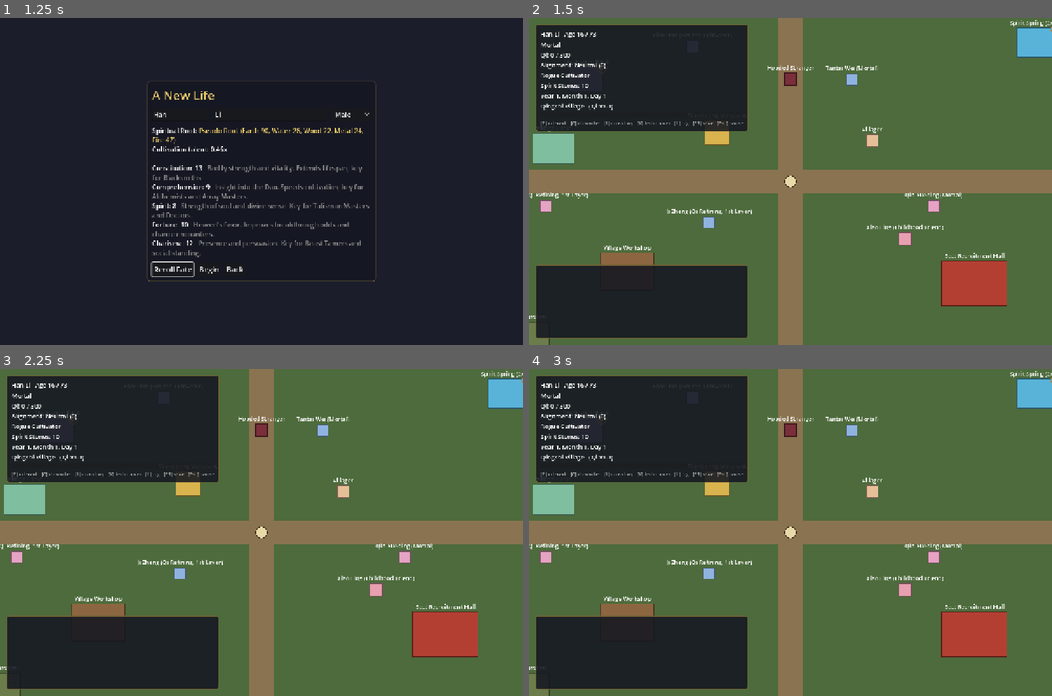
Above: before the commit, frames 1-4 (two rows, left to right).
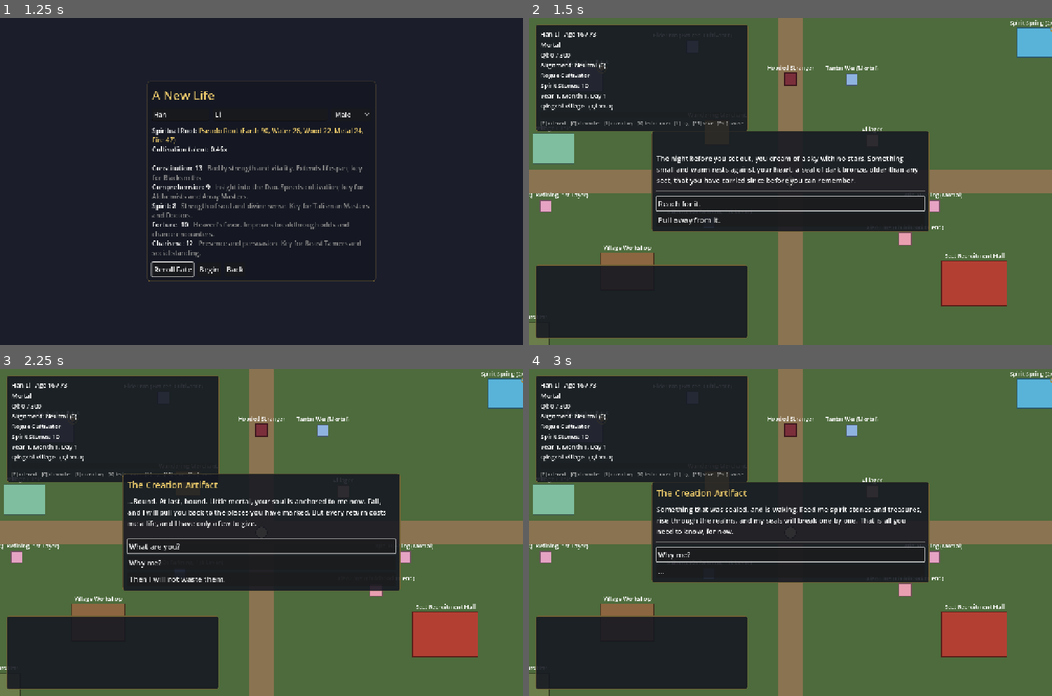
Above: after the commit, the same moments.

Repository: samridghimire/cultivation-game
Game: Godot game, scene res://src/ui/main_menu.tscn
The game is run twice, just before and just after one commit, with the same random seed, the same clock (stepped at 60 frames per second) and the same inputs.
Inputs (mouse positions are in pixels of both pictures, inside the frame that each line leads up to):
- Up to frame 1 (1.25 s): click "New Game" at 0.5 s
- Up to frame 2 (1.5 s): click "Begin" at 1.25 s
- Up to frame 3 (2.25 s): click (261, 555) at 2 s, where only the run after the commit has a clickable "Reach for it."
- Up to frame 4 (3 s): click (790, 545) at 2.75 s, where only the run after the commit has a clickable "What are you?"

Frame 1 is identical in both runs. In frame 2, 16% of the frame differs, in the area x 23-77%, y 34-66%; in frame 3, 19%, in the area x 23-77%, y 32-68%; in frame 4, 16%.

Commit message:
[ART-006b] Story events without an NPC and the artifact intro event
Co-Authored-By: Claude <noreply@anthropic.com>
Co-Authored-By: Claude Opus 5.5 <noreply@anthropic.com>
Claude-Session: https://claude.ai/code/session_01HpsVhzbG2GEanMU352CQmj

Diff:
--- a/data/artifact.json
+++ b/data/artifact.json
@@ -1,5 +1,6 @@
 {
-  "_doc": "The Creation Artifact (see docs/DESIGN.md). start …(1247 unchanged characters)… t item stacks the storage space holds)}.",
+  "_doc": "The Creation Artifact (see docs/DESIGN.md). start …(1247 unchanged characters)… t item stacks the storage space holds)}. intro_event (optional, ART-006b): a dialogue id (data/dialogue/, not bound to an NPC; nodes set their own speaker) played once when a new character starts; loaded saves never play it.",
+  "intro_event": "artifact_awakening",
   "starting_lives": 3,
   "max_lives": 9,
   "anchor_slots": {"mortal": 1, "qi_refining": 2, "foundation_establishment": 3, "core_formation": 4, "nascent_soul": 5, "soul_formation": 6},
--- /dev/null
+++ b/data/dialogue/artifact_awakening.json
@@ -0,0 +1,33 @@
+{
+  "id": "artifact_awakening",
+  "entries": [
+    {"node": "dream"}
+  ],
+  "nodes": {
+    "dream": {"speaker": "", "text": "The night before you set out, you dream of a sky with no stars. Something small and warm rests against your heart: a seal of dark bronze, older than any sect, that you have carried since before you can remember.",
+      "choices": [
+        {"label": "Reach for it.", "next": "voice"},
+        {"label": "Pull away from it.", "next": "voice"}
+      ]},
+    "voice": {"speaker": "The Creation Artifact", "text": "...Bound. At last, bound. Little mortal, your soul is anchored to me now. Fall, and I will pull you back to the places you have marked. But every return costs me a life, and I have only a few to give.",
+      "choices": [
+        {"label": "What are you?", "next": "what"},
+        {"label": "Why me?", "next": "why"},
+        {"label": "Then I will not waste them.", "next": "wake"}
+      ]},
+    "what": {"speaker": "The Creation Artifact", "text": "Something that was sealed, and is waking. Feed me spirit stones and treasures, rise through the realms, and my seals will break one by one. That is all you need to know, for now.",
+      "choices": [
+        {"label": "Why me?", "next": "why"},
+        {"label": "...", "next": "wake"}
+      ]},
+    "why": {"speaker": "The Creation Artifact", "text": "Why the river, why the stone? You were there, and you were not yet broken. Others will come looking for me one day. Be strong by then.",
+      "choices": [
+        {"label": "What are you?", "next": "what"},
+        {"label": "...", "next": "wake"}
+      ]},
+    "wake": {"speaker": "", "text": "You wake on Meditation Rock in Qingshi Village, the morning cold on your face. Against your chest, the bronze seal is faintly warm. Your road begins today.",
+      "choices": [
+        {"label": "Set out.", "next": "end"}
+      ]}
+  }
+}
--- a/src/autoload/game_state.gd
+++ b/src/autoload/game_state.gd
@@ -8,6 +8,8 @@
 const BREAKTHROUGH_DAYS := 7
 ## Dialogue id (data/dialogue/) for generated NPCs without their own file.
 const GENERIC_DIALOGUE := "generic_cultivator"
+## World flag set once the intro event (data/artifact.json intro_event) has played.
+const INTRO_EVENT_FLAG := "intro_event_seen"
 
 var data: GameData
 var player: CharacterData
@@ -22,6 +24,11 @@
 ## The conversation in progress ("" = none) and its current node.
 var dialogue_npc := ""
 var dialogue_node := ""
+## Dialogue id of the story event (a dialogue without an NPC) in progress.
+var dialogue_event := ""
+## Story event a fresh character opens with (data/artifact.json intro_event),
+## started by the HUD once it is ready (start_pending_event).
+var pending_event := ""
 ## Encounter id waiting for the player's choice (W-004c, "" = none). Like a
 ## conversation it is not saved: loading a save drops it.
 var pending_encounter := ""
@@ -58,6 +65,8 @@
 	pending_encounter = ""
 	pending_respawn = {}
 	spawn_anchor = ""
+	dialogue_event = ""
+	pending_event = String(data.artifact.get("intro_event", ""))
 	Npcs.ensure_all(npcs, data, rng)
 	Npcs.ensure_eligible(npcs, data, rng)
 	GameClock.reset()
@@ -77,6 +86,8 @@
 	pending_encounter = ""
 	pending_respawn = {}
 	spawn_anchor = ""
+	dialogue_event = ""
+	pending_event = ""
 
 
 # --- Actions -----------------------------------------------------------------
@@ -466,29 +477,64 @@
 	if node == "":
 		return
 	dialogue_npc = npc_id
+	dialogue_event = ""
 	dialogue_node = node
 	EventBus.dialogue_requested.emit(npc_id)
+
+
+## Start a story event: a dialogue file (data/dialogue/) not bound to an NPC.
+## `once_flag` (optional) is a world flag set when it starts; an event whose
+## flag is already set does not start. Returns true if it started.
+func start_event(dialogue_id: String, once_flag: String = "") -> bool:
+	if not _can_act() or in_dialogue() or not data.dialogues.has(dialogue_id):
+		return false
+	if once_flag != "" and world_flags.get(once_flag, false):
+		return false
+	var node := Dialogue.entry_node(data.dialogues[dialogue_id], _dialogue_ctx(""))
+	if node == "":
+		return false
+	if once_flag != "":
+		world_flags[once_flag] = true
+	dialogue_npc = ""
+	dialogue_event = dialogue_id
+	dialogue_node = node
+	EventBus.dialogue_requested.emit("")
+	return true
+
+
+## Starts the pending intro event of a fresh character, once (world flag
+## INTRO_EVENT_FLAG). Called by the HUD when it is ready to show it.
+func start_pending_event() -> void:
+	var event_id := pending_event
+	pending_event = ""
+	if event_id != "":
+		start_event(event_id, INTRO_EVENT_FLAG)
+
+
+## True while a conversation or story event is in progress.
+func in_dialogue() -> bool:
+	return dialogue_npc != "" or dialogue_event != ""
 
 
 ## The current node: {id, speaker, text, choices: [{index, label, disabled,
 ## reason}]}, or {} when no conversation is in progress.
 func dialogue_view() -> Dictionary:
-	if dialogue_npc == "":
+	if not in_dialogue():
 		return {}
-	return Dialogue.view(_npc_dialogue(dialogue_npc), dialogue_node, _dialogue_ctx(dialogue_npc))
+	return Dialogue.view(_current_dialogue(), dialogue_node, _dialogue_ctx(dialogue_npc))
 
 
 ## Picks choice `index` (from dialogue_view) of the current node. Emits
 ## dialogue_ended once effects and time are applied if the conversation is over.
 func choose_dialogue(index: int) -> void:
-	if dialogue_npc == "" or not _can_act():
+	if not in_dialogue() or not _can_act():
 		return
 	var npc_id := dialogue_npc
-	var result := Dialogue.choose(_npc_dialogue(npc_id), dialogue_node, index, _dialogue_ctx(npc_id))
-	if not result["ok"]:
-		EventBus.post(result["reason"], "warning")
-		return
-	if result["favor"] != 0:
+	var result := Dialogue.choose(_current_dialogue(), dialogue_node, index, _dialogue_ctx(npc_id))
+	if not result["ok"]:
+		EventBus.post(result["reason"], "warning")
+		return
+	if result["favor"] != 0 and npc_id != "":
 		npc_favor[npc_id] = int(npc_favor.get(npc_id, 0)) + result["favor"]
 	if not result["notes"].is_empty():
 		EventBus.post("(%s)" % ", ".join(result["notes"]), "karma")
@@ -504,6 +550,7 @@
 	var npc_id := dialogue_npc
 	dialogue_npc = ""
 	dialogue_node = ""
+	dialogue_event = ""
 	EventBus.dialogue_ended.emit(npc_id)
 	EventBus.player_changed.emit()
 
@@ -522,6 +569,13 @@
 	if npc == null or npc.age_years() < int(data.family.get("adult_age", 16)):
 		return {}
 	return data.dialogues.get(GENERIC_DIALOGUE, {})
+
+
+## The dialogue file in progress: the story event's, else the NPC's.
+func _current_dialogue() -> Dictionary:
+	if dialogue_event != "":
+		return data.dialogues.get(dialogue_event, {})
+	return _npc_dialogue(dialogue_npc)
 
 
 func _dialogue_ctx(npc_id: String) -> Dictionary:
@@ -1246,6 +1300,8 @@
 	clan = ClanData.from_dict(saved_clan) if not saved_clan.is_empty() else null
 	dialogue_npc = ""
 	dialogue_node = ""
+	dialogue_event = ""
+	pending_event = ""  # a loaded game never replays the intro event
 	pending_encounter = ""
 	if not data.regions.has(current_region):
 		current_region = data.start_region
--- a/src/core/game_data.gd
+++ b/src/core/game_data.gd
@@ -435,6 +435,9 @@
 func _validate_artifact() -> void:
 	if int(artifact.get("starting_lives", 0)) < 0 or int(artifact.get("max_lives", 0)) < int(artifact.get("starting_lives", 0)):
 		load_errors.append("artifact.json needs 0 <= starting_lives <= max_lives")
+	var intro: String = artifact.get("intro_event", "")
+	if intro != "" and not dialogues.has(intro):
+		load_errors.append("artifact.json intro_event '%s' is not a dialogue" % intro)
 	var start: String = artifact.get("start_anchor", "")
 	if start != "" and not anchors.has(start):
 		load_errors.append("artifact.json start_anchor '%s' is not an anchor" % start)
--- a/src/core/systems/dialogue.gd
+++ b/src/core/systems/dialogue.gd
@@ -18,7 +18,9 @@
 ##   npc_alive: bool                      above_npc: bool (player realm > NPC realm)
 ##
 ## `ctx` everywhere is {player: CharacterData, npc: CharacterData, data: GameData,
-## flags: Dictionary, favor: int}.
+## flags: Dictionary, favor: int}. `npc` is null for a story event (a dialogue
+## not bound to an NPC, ART-006b): nodes name their own "speaker" and choice
+## "favor" is ignored.
 
 const END := "end"
 
@@ -72,7 +74,7 @@
 	var effects: Dictionary = choice.get("effects", {})
 	if not effects.is_empty():
 		notes = Effects.apply(ctx["player"], ctx["data"], effects, ctx["flags"])
-	var favor := int(choice.get("favor", 0))
+	var favor := int(choice.get("favor", 0)) if ctx["npc"] != null else 0
 	if favor != 0:
 		notes.append("%s's favor %+d" % [(ctx["npc"] as CharacterData).name, favor])
 	var next: String = choice.get("next", "")
--- a/src/ui/dialogue_window.gd
+++ b/src/ui/dialogue_window.gd
@@ -92,7 +92,7 @@
 func _choose(index: int) -> void:
 	GameState.choose_dialogue(index)
 	# dialogue_ended (via the HUD) closes us when the conversation is over.
-	if GameState.dialogue_npc != "":
+	if GameState.in_dialogue():
 		open()
 	else:
 		close()
--- a/src/ui/hud.gd
+++ b/src/ui/hud.gd
@@ -106,6 +106,8 @@
 	_refresh()
 	# A respawn that moved the player reloads the world; ask where to awaken now.
 	_open_pending_respawn.call_deferred()
+	# A fresh character opens with the artifact's intro event (ART-006b).
+	GameState.start_pending_event.call_deferred()
 
 
 func _unhandled_input(event: InputEvent) -> void:
--- a/tests/unit/test_dialogue_window.gd
+++ b/tests/unit/test_dialogue_window.gd
@@ -55,3 +55,19 @@
 	assert_false(window.visible)
 	assert_true(closed[0])
 	window.free()
+
+
+func test_window_plays_a_story_event() -> void:
+	var gs := _gs()
+	gs.start_session(new_character())
+	gs.start_pending_event()
+	var window := DialogueWindow.new()
+	window.open()
+	assert_true(window.visible, "an event without an NPC opens the window")
+	assert_eq(window.line_text(), gs.dialogue_view()["text"])
+	window.choice_buttons()[0].pressed.emit()
+	assert_true(window.visible, "the event continues to its next node")
+	assert_eq(window.speaker_text(), "The Creation Artifact")
+	gs.end_dialogue()
+	gs.end_session()
+	window.free()
--- a/tests/unit/test_game_session.gd
+++ b/tests/unit/test_game_session.gd
@@ -207,3 +207,36 @@
 	assert_eq(c.gender, "female")
 	gs.choose_gender("male")
 	assert_eq(c.gender, "female", "gender can only be picked once")
+
+
+func test_story_event_without_npc() -> void:
+	var c := _start()
+	var gs := _game_state()
+	assert_eq(gs.pending_event, String(gs.data.artifact.get("intro_event", "")), "a new character has the intro event pending")
+	assert_false(gs.start_event("no_such_dialogue"))
+	gs.start_pending_event()
+	assert_eq(gs.pending_event, "")
+	assert_true(gs.in_dialogue())
+	assert_true(gs.world_flags.get(gs.INTRO_EVENT_FLAG, false))
+	var view: Dictionary = gs.dialogue_view()
+	assert_eq(String(view["speaker"]), "", "the opening is narration")
+	var steps := 0
+	while gs.in_dialogue() and steps < 10:
+		gs.choose_dialogue(int(gs.dialogue_view()["choices"][-1]["index"]))
+		steps += 1
+	assert_false(gs.in_dialogue(), "the event ends")
+	assert_eq(gs.dialogue_event, "")
+	assert_true(c.alive)
+	assert_false(gs.start_event(gs.data.artifact["intro_event"], gs.INTRO_EVENT_FLAG), "the intro never repeats")
+	gs.end_session()
+
+
+func test_loaded_save_skips_the_intro_event() -> void:
+	_start()
+	var gs := _game_state()
+	var saved: Dictionary = JSON.parse_string(JSON.stringify(gs.to_save_dict()))
+	gs.load_save_dict(saved)
+	assert_eq(gs.pending_event, "")
+	gs.start_pending_event()
+	assert_false(gs.in_dialogue())
+	gs.end_session()
--- a/tests/unit/test_npcs_dialogue.gd
+++ b/tests/unit/test_npcs_dialogue.gd
@@ -187,3 +187,24 @@
 	assert_eq(gs.dialogue_node, "cold", "a soured NPC remembers")
 	gs.end_dialogue()
 	gs.end_session()
+
+
+func test_event_dialogue_without_npc_ignores_favor() -> void:
+	var dialogue := {"id": "evt", "entries": [{"node": "a"}], "nodes": {
+		"a": {"speaker": "A Voice", "text": "Hello, {player}.", "choices": [{"label": "Hi", "next": "end", "favor": 5, "effects": {"qi": 10}}]}}}
+	var c := new_character()
+	var ctx := {"player": c, "npc": null, "data": data(), "flags": {}, "favor": 0}
+	assert_eq(Dialogue.entry_node(dialogue, ctx), "a")
+	var view := Dialogue.view(dialogue, "a", ctx)
+	assert_eq(view["speaker"], "A Voice")
+	assert_eq(view["text"], "Hello, %s." % c.name)
+	var result := Dialogue.choose(dialogue, "a", 0, ctx)
+	assert_true(result["ok"])
+	assert_eq(result["favor"], 0)
+	assert_eq(result["next"], "")
+
+
+func test_intro_event_is_a_valid_dialogue() -> void:
+	var intro := String(data().artifact.get("intro_event", ""))
+	assert_true(data().dialogues.has(intro))
+	assert_eq(Dialogue.validate(data().dialogues[intro], data()).size(), 0)
Not shown, changed: docs/BACKLOG.md
Not shown, changed: docs/CHANGELOG.md
